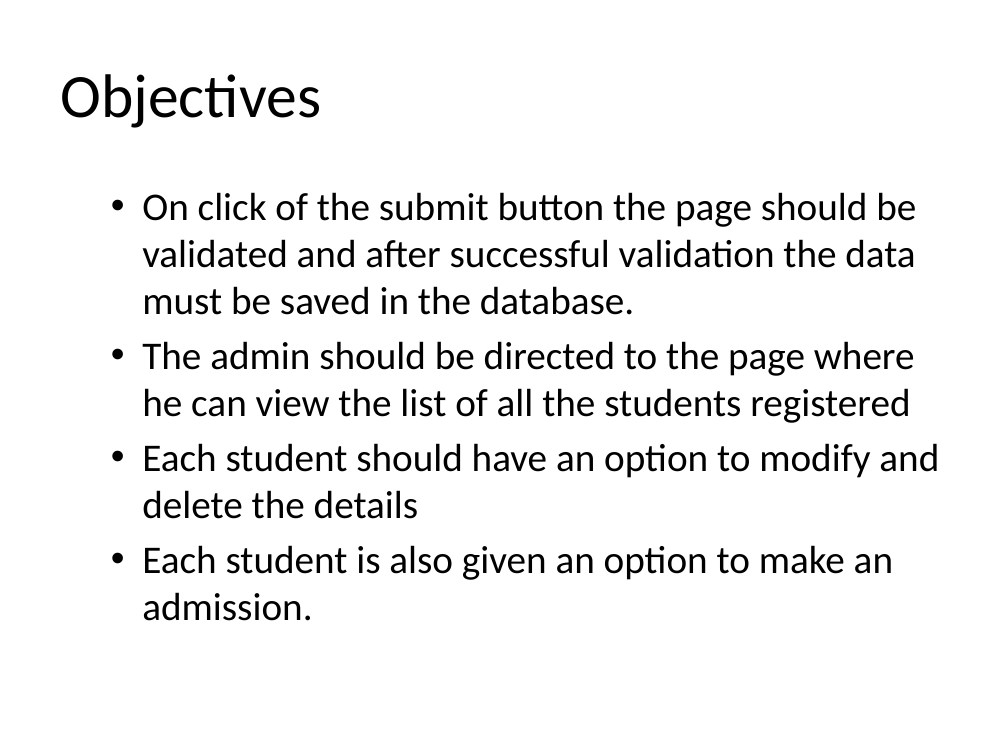
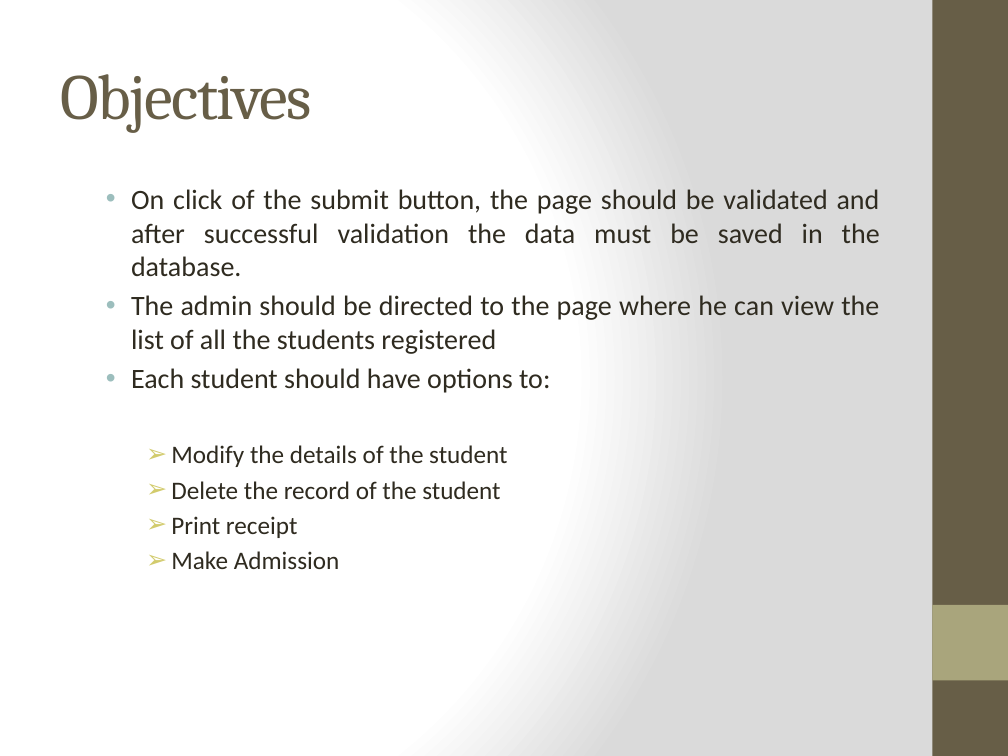
Before and after one commit to abhiyankgoyal/internshipProject, a slide deck: slide 4 of Internship Presentation.pptx. Drawn at 1008x756 pixels with LibreOffice and Linux fonts; fonts in the diff are those of the drawing; background and template pictures are left out. Boxes give left, top, right and bottom in pixels: in the first picture for what was removed or moved away, otherwise in the second. Text is boxed around its words. In the diff, an @@ line names an element or a change of style, - is before the commit and + after.

```diff
--- a/Internship Presentation.pptx
+++ b/Internship Presentation.pptx
@@ background #FFFFFF to gradient #FFFFFF to #DADADA @@
@@ rectangle added at (932,0,1008,756), fill #675E47 @@
@@ title "Objectives" at (60,74,311,133): size 44 to 46 pt, font Calibri to Cambria, text colour #000000 to #675E47, letter spacing 0 to -1 pt @@
@@ text at (131,189,880,276): text changed; size 28 to 20 pt; text colour #000000 to #2F2B20 @@
-  • On click of the submit button the page should be validated and after successful validation the data must be saved in the database.
+  • On click of the submit button, the page should be validated and after successful validation the data must be saved in the database.
@@ text at (131,295,879,354): size 28 to 20 pt, text colour #000000 to #2F2B20 in "The admin should be directed to the ..."; alignment left to justified; indent changed; less space between paragraphs @@
@@ text at (131,368,550,569): text changed; size 28 to 18 pt; text colour #000000 to #2F2B20 @@
-  • Each student should have an option to modify and delete the details
-  • Each student is also given an option to make an admission.
+  • Each student should have options to:
+    ➢ Modify the details of the student
+    ➢ Delete the record of the student
+    ➢ Print receipt
+    ➢ Make Admission
@@ rectangle added at (932,605,1008,680), fill #A9A57C @@
```
Also in this commit, not shown: 16 other slides changed, 6 slides added, 4 slides removed.
